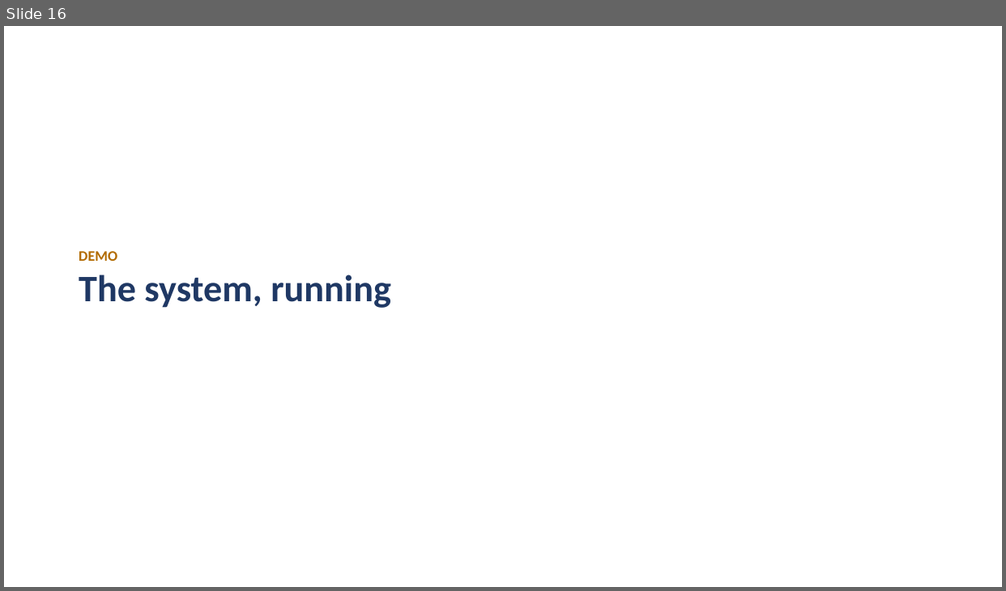
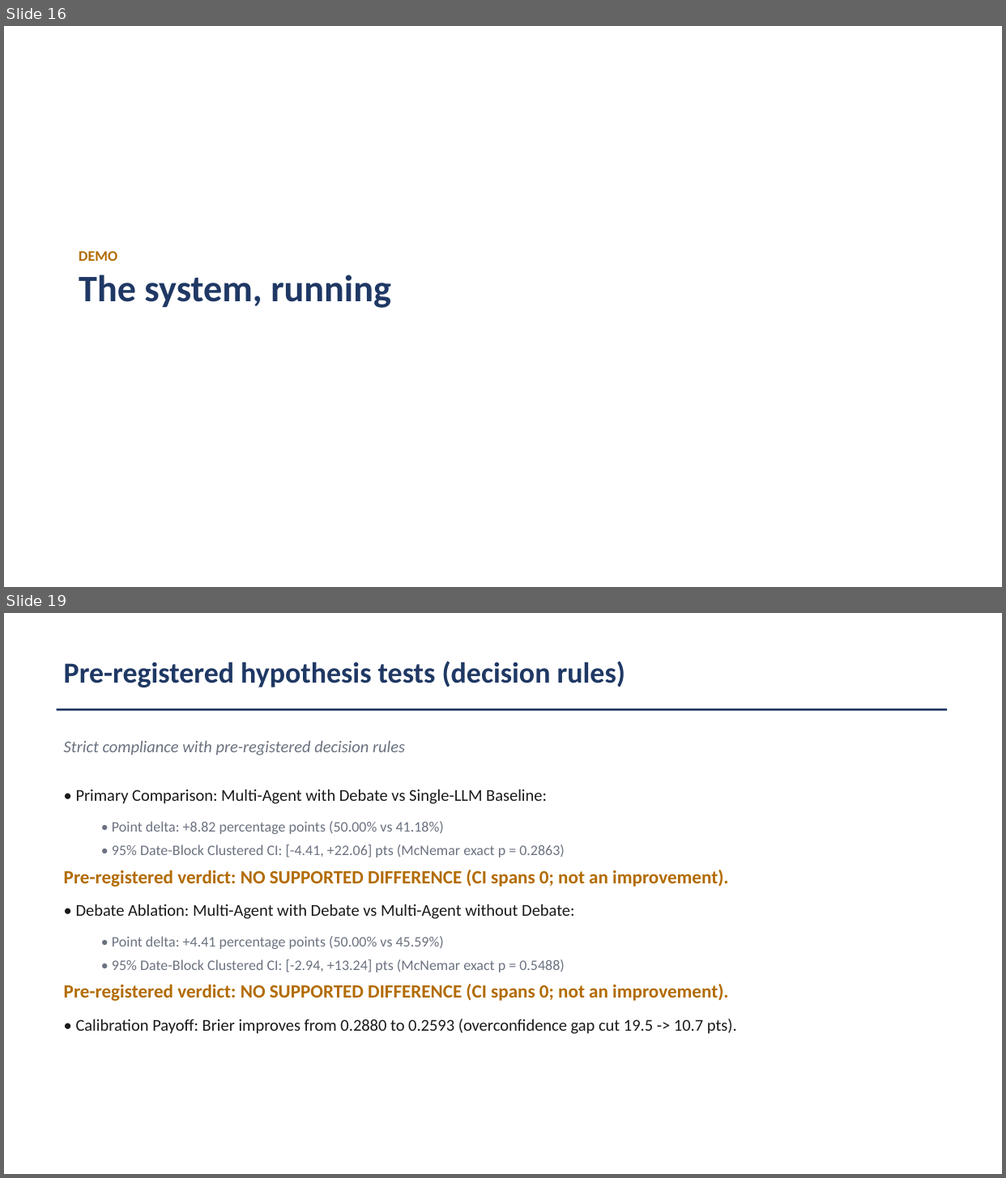
Before and after one commit to shobhitranjan2005/multi-agent-financial-forecasting, a slide deck: docs/BTP_Defence_Slides.pptx. Shown one above the other, each under a label of ours: slide 16 before the commit, slides 16 and 19 after it; the slides between them are not shown. The pictures are 1006x591 and 1006x1178 pixels, drawn with LibreOffice and Linux fonts; fonts in the diff are those of the drawing. Boxes give left, top, right and bottom in pixels: in the first picture for what was removed or moved away, otherwise in the second. Text is boxed around its words. In the diff, an @@ line names an element or a change of style, - is before the commit and + after.

Commit message:
Complete Round 1 & 2 evaluation, hermetic tests, descriptive section, and hygiene
- Hermetic tests: monkeypatch Config.GEMINI_MODEL in test_runner.py and PROGRESS_FILE in test_prefetch.py; 162 passed suite cleanly
- Reconcile Brier score: fix float formatting bug in metrics.py to format brier_score to 4 decimals (0.2880)
- Pre-registered reporting: enforce 'no supported difference' wherever 95% date-clustered CI includes 0 across ablation report, RESULTS_MAP.md, LIMITATIONS.md, thesis report, and defence slides
- Descriptive analysis: document test set market base rate (40/68 down, 58.82%), baseline bullish bias (66/68 up, 97.06%), and uninformative 0.2500 Brier floor
- Cost accounting: embed cost table with token and latency multipliers
- Hygiene: document hero-bg.jpg license/provenance, save responsive browser screenshots, record npm audit (0 vuln) and pip-audit

```diff
--- a/docs/BTP_Defence_Slides.pptx
+++ b/docs/BTP_Defence_Slides.pptx
@@ slide 19 added at box(4, 613, 1002, 1174), background #FFFFFF @@
@@ text added at box(64, 661, 625, 688), 28 pt, text #1F3864, bold @@
+Pre-registered hypothesis tests (decision rules)
@@ rectangle added at box(57, 709, 948, 711), fill #1F3864 @@
@@ text added at box(64, 741, 405, 756), 16 pt, text #6B7280, italic @@
+Strict compliance with pre-registered decision rules
@@ text added at box(64, 789, 737, 1034), 14 pt, text #6B7280 @@
+• Primary Comparison: Multi-Agent with Debate vs Single-LLM Baseline:
+  • Point delta: +8.82 percentage points (50.00% vs 41.18%)
+  • 95% Date-Block Clustered CI: [-4.41, +22.06] pts (McNemar exact p = 0.2863)
+Pre-registered verdict: NO SUPPORTED DIFFERENCE (CI spans 0; not an improvement).
+• Debate Ablation: Multi-Agent with Debate vs Multi-Agent without Debate:
+  • Point delta: +4.41 percentage points (50.00% vs 45.59%)
+  • 95% Date-Block Clustered CI: [-2.94, +13.24] pts (McNemar exact p = 0.5488)
+Pre-registered verdict: NO SUPPORTED DIFFERENCE (CI spans 0; not an improvement).
+• Calibration Payoff: Brier improves from 0.2880 to 0.2593 (overconfidence gap cut 19.5 -> 10.7 pts).
```
Also in this commit, not shown: 4 slides changed, 2 other slides added, 2 slides removed, 24 other files.
